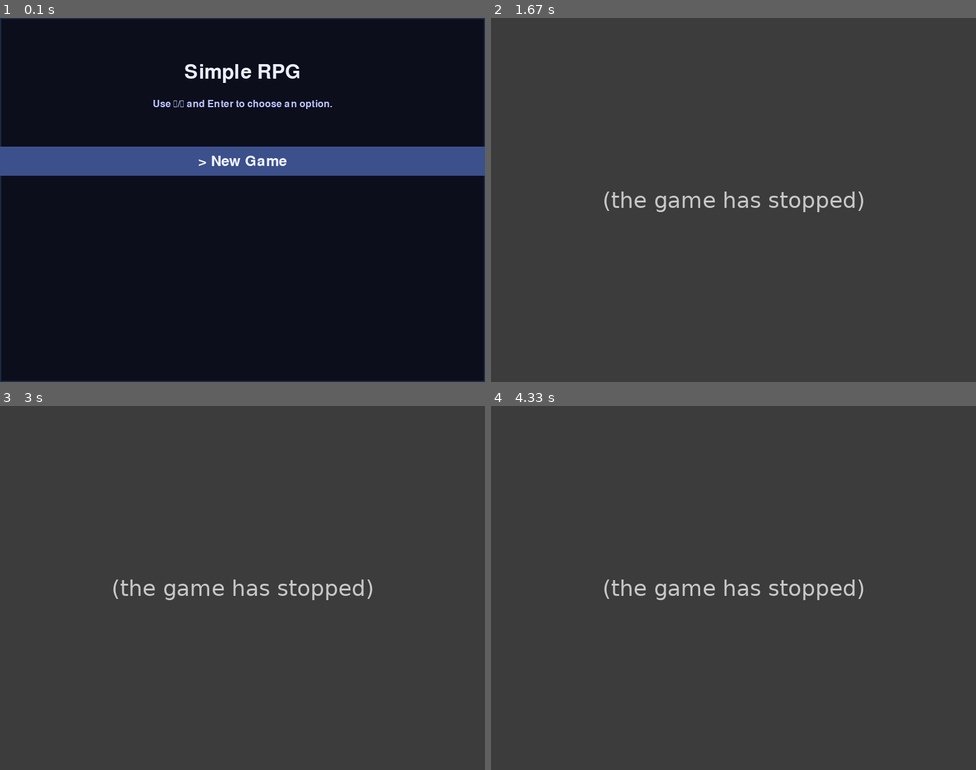
Above: before the commit, frames 1-4 (two rows, left to right).
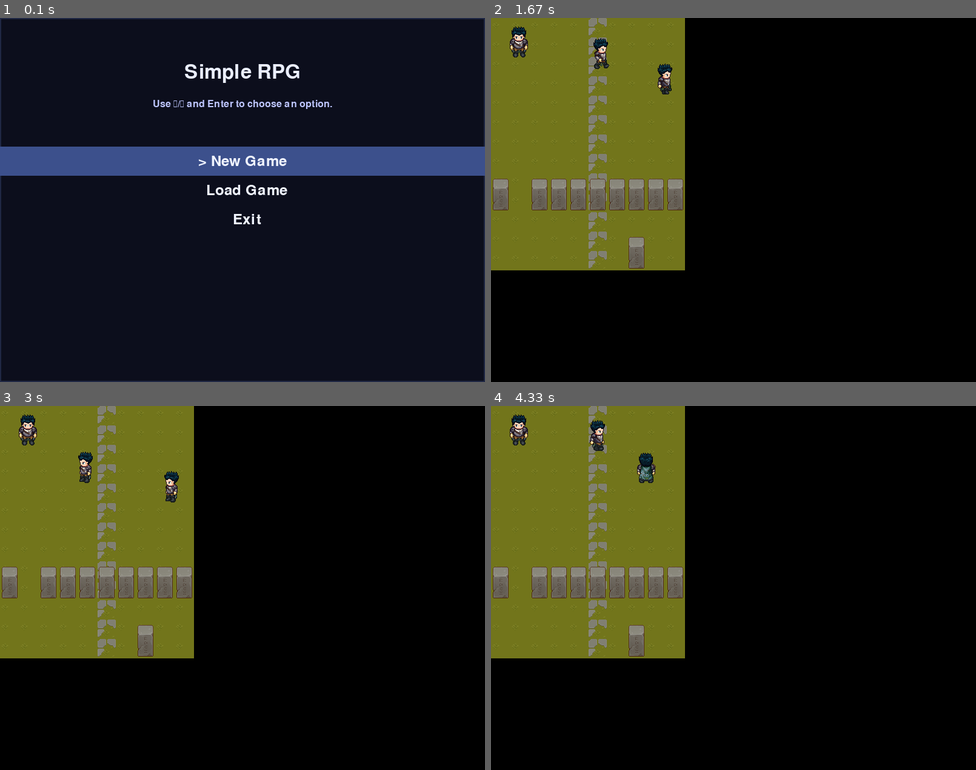
Above: after the commit, the same moments.

Repository: akiortagem/simple-rpg
Game: pygame game, started from example/transitioning_to_scene/main.py
The game is run twice, just before and just after one commit, with the same random seed, the same clock (stepped at 60 frames per second) and the same inputs.
Inputs:
- Up to frame 1 (0.1 s): no input
- Up to frame 2 (1.67 s): tap Enter at 0.33 s; hold Right 0.67-1.13 s; hold Up 1.17-1.47 s; hold Right from 1.5 s (still down)
- Up to frame 3 (3 s): release Right at 1.97 s; hold Left 2-2.53 s; hold Down 2.57-2.87 s; hold Left from 2.9 s (still down)
- Up to frame 4 (4.33 s): release Left at 3.3 s; hold Up 3.33-3.7 s; hold Right from 3.73 s (still down)

The runs differ from the first frame. In frame 1, 0.3% of the frame differs, in the area x 42-60%, y 45-57%; in frame 2, 100%; in frame 3, 100%, in the area x 0-100%, y 0-100%; in frame 4, 100%.
Error before the commit: TypeError: IntroScene.build.<locals>.<lambda>() takes 0 positional arguments but 1 was given...; the game stopped at 0.33 s (later frames are placeholders)

Commit message:
fix : better handling

Diff:
--- a/example/transitioning_to_scene/main.py
+++ b/example/transitioning_to_scene/main.py
@@ -47,7 +47,27 @@
                             MenuChoice(
                                 "New Game",
                                 value="new",
-                                on_select=lambda: to_scene(SimpleMapScene()), # destroy this scene then go to the input scene
+                                on_select=self._update_subtitle,
+                                color=(240, 244, 255),
+                                selected_color=(240, 244, 255),
+                                highlight_color=(60, 80, 140),
+                                size=36,
+                                center=True,
+                            ),
+                            MenuChoice(
+                                "Load Game",
+                                value="load",
+                                on_select=self._update_subtitle,
+                                color=(240, 244, 255),
+                                selected_color=(240, 244, 255),
+                                highlight_color=(60, 80, 140),
+                                size=36,
+                                center=True,
+                            ),
+                            MenuChoice(
+                                "Exit",
+                                value="exit",
+                                on_select=self._update_subtitle,
                                 color=(240, 244, 255),
                                 selected_color=(240, 244, 255),
                                 highlight_color=(60, 80, 140),
@@ -64,7 +84,14 @@
             ),
         )
 
+    def _update_subtitle(self, choice: MenuChoice) -> None:
+        self._subtitle = f"{choice.label} selected - swap in your own scene next!"
+        if choice.label in self._options:
+            self._selected_index = self._options.index(choice.label)
+
     def _handle_choice(self, value: str | None) -> None:
+        if value == "new":
+            to_scene(SimpleMapScene())
         if value == "exit":
             self.request_exit()
 
